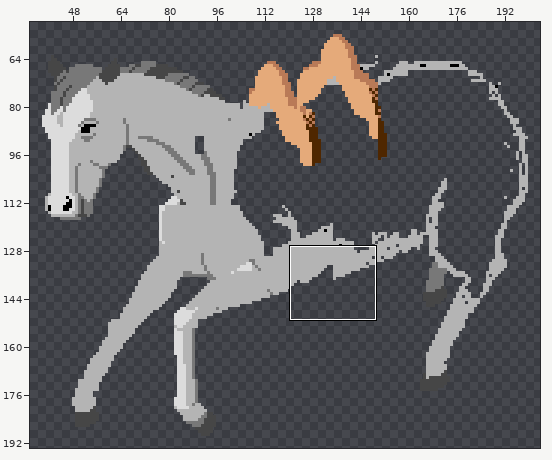
Pixel-art file, stored at art/title_horse.aseprite. The picture above shows the old version from afar; the outline marks the close-up.
Close-up. The starting point:
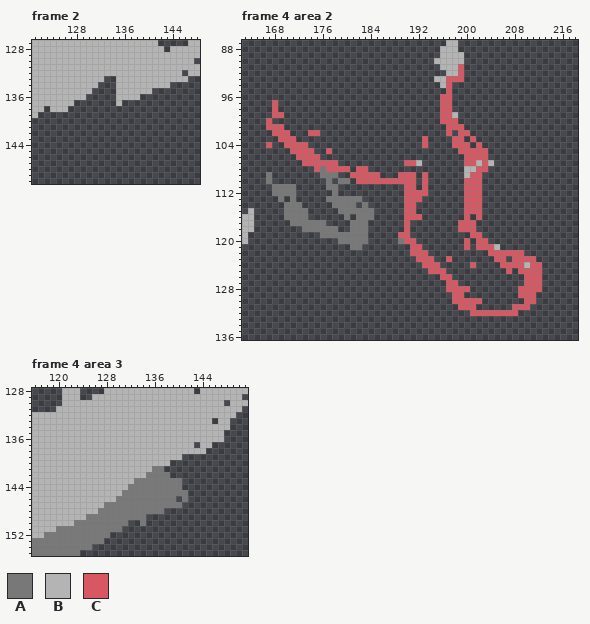
240x240 pixels, 4 frames. Shown: frame 2: x 121..148, y 127..150; frame 4 area 2: x 163..218, y 87..136; frame 4 area 3: x 116..151, y 128..155. The wide view leaves out empty margins.
Palette (. is transparent): A #787878  B #b4b4b4  C #d95763
Pixels before, frame 2, first column x 121:
127 BBBBBBBBBBBBBBBBBBBBB.....BB
128 BBBBBBBBBBBBBBBBBBBBBB.BBBBB
129 BBBBBBBBBBBBBBBBBBBBBBBBBBBB
130 BBBBBBBBBBBBBBBBBBBBBBBBBBB.
131 BBBBBBBBBBBBBBBBBBBBBBBBBBBB
132 BBBBBBBBBBBBBBBBBBBBBBBBB.BB
133 BBBBBBBBBBBB..BBBBBBBBBBBB..
134 BBBBBBBBBBB...BBBBBBBBB.....
135 BBBBBBBBBB....BBBBBB........
136 BBBBBBBBB.....BBBB..........
137 BBBBBBB.......B.............
138 BB.BBB......................
139 B...........................
Pixels before, frame 4 area 2 (only the part around the change), first column x 163:
 87 ..................................BB....................
 88 .................................BBB....................
 89 .................................BBBB...................
 90 ................................BBBBB...................
 91 .................................BBBC...................
 92 ..................................BBC...................
 93 ................................BBCCC...................
 94 .................................BC.....................
 95 ..................................C.....................
 96 .................................CC.....................
 97 .....C...........................CC.....................
 98 .....C...........................CC.....................
 99 .....CC..........................CCB....................
100 ....C............................CCC....................
101 ....CCC...........................CCC...................
102 .....CCC...CC.....................C.CC..................
103 ......CCC.....................C....CC.C.................
104 ....C..CCCC...................C....CCC.C................
105 ........CCCC..C.....................CCCCC...............
106 .........CCCC........................CCCC...............
107 ..........CCCCCC...........CCB.......CCBCB..............
108 ............CACCCC.CC................BBCC...............
109 ....A........AAA..CCCCC...CCC.C......BCC................
110 ....A.........A.AA.CCCCCCCCCC.C......CCC................
111 .....AAAA.....AA...........CC.C......CCC................
112 .....AAAA......A...........CCCC......CCC................
113 ......A.A.....AAAAAA.......CCC.......CCC................
114 .......AAA.....AAAA.A......CC........CCC................
115 .B.....AAAA.....AAAAAA.....CC........CCC................
116 BB.....AAAA......A.AAA.....CCC.......C.C................
117 BB......AAAAAA....AAA......C........CCC.................
118 BB........AAAAAA..AAA......C........CCC.................
119 B............AAAAAAAA.....CC..........CC................
120 B...............AAAAA.....ACC........C.CC...............
121 ..................AA........CC.......C.CCCB.............
122 ............................CCC..........CCCCCC.........
123 .............................CCC..C.......CC.CCCC.......
124 ..............................CCC.....C....CCCCBCC......
125 ...............................CCC..........C.CCCC......
126 .................................CC............CCC......
127 ..................................CC...........CCC......
128 ..................................CCCC........CCCC......
129 ...................................CC.........CCC.......
130 ...................................CCCCC.......CC.......
131 ....................................CCC......CCC........
132 ......................................CCCCCCCC..........
133 ........................................................
134 ........................................................
135 ........................................................
136 ........................................................
Pixels before, frame 4 area 3, first column x 116:
128 .....BBB....BBBBBBBBBBBBBBB.BBBBBBBB
129 .....BBB..BBBBBBBBBBBBBBBBBBBBBBBBB.
130 .....BBBBBBBBBBBBBBBBBBBBBBBBBBB.BBB
131 ....BBBBBBBBBBBBBBBBBBBBBBBBBBBBBBB.
132 BBBBBBBBBBBBBBBBBBBBBBBBBBBBBBBBBB..
133 BBBBBBBBBBBBBBBBBBBBBBBBBBBBBB.BB...
134 BBBBBBBBBBBBBBBBBBBBBBBBBBBBBBBBB...
135 BBBBBBBBBBBBBBBBBBBBBBBBBBBBBBBB....
136 BBBBBBBBBBBBBBBBBBBBBBBBBBBBBBBB....
137 BBBBBBBBBBBBBBBBBBBBBBBBBBB.BB......
138 BBBBBBBBBBBBBBBBBBBBBBBBBBBBB.......
139 BBBBBBBBBBBBBBBBBBBBBBBBB...........
140 BBBBBBBBBBBBBBBBBBBBBBB.............
141 BBBBBBBBBBBBBBBBBBBBAA..............
142 BBBBBBBBBBBBBBBBBBBAAAA.............
143 BBBBBBBBBBBBBBBBBAAAAAAAA...........
144 BBBBBBBBBBBBBBBBAAAAAAAAA...........
145 BBBBBBBBBBBBBBBAAAAAAAAAAA..........
146 BBBBBBBBBBBBBBAAAAAAAAAA.A..........
147 BBBBBBBBBBBBAAAAAAAAAAAAA...........
148 BBBBBBBBBBBAAAAAAAAAAA..............
149 BBBBBBBBBAAAAAAAAAA.................
150 BBBBBBBAAAAAAAAA..A.................
151 BBBBAAAAAAAAAAA.....................
152 BBAAAAAAAAAAA.......................
153 AAAAAAAAAAAA........................
154 AAAAAAAAAA..........................
155 AAAAAAAA............................
The same view after the edit:
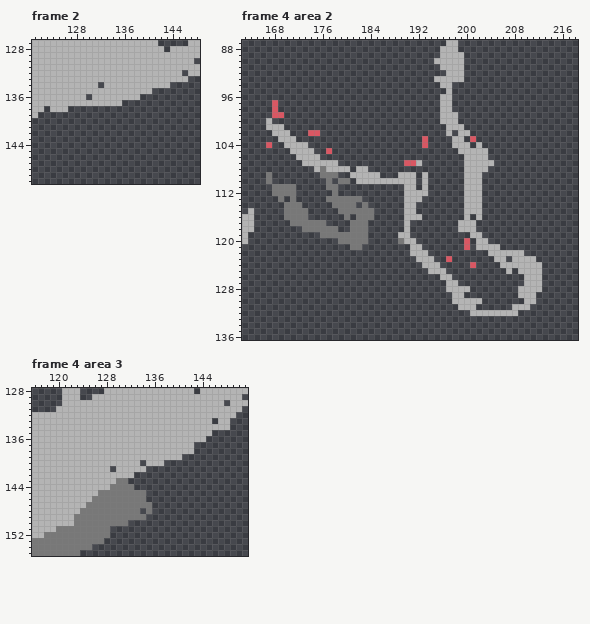
Difference:
Frame 2:
y 133..134: x 133..134 .. -> BB
y 135..136: x 131..134 .... -> BBBB
y 137: x 128..134 ....... -> BBBBBBB
Frame 4 area 2:
y 91..92: x 199 C -> B
y 93: x 197..199 CCC -> BBB
y 94..95: x 197 C -> B
y 96..99: x 196..197 CC -> BB
y 100: x 167 C -> B; x 196..198 CCC -> BBB
y 101: x 167..169 CCC -> BBB; x 197..199 CCC -> BBB
y 102: x 168..170 CCC -> BBB; x 197 C -> B; x 199..200 CC -> BB
y 103: x 169..171 CCC -> BBB; x 198..199 CC -> BB
y 104: x 170..173 CCCC -> BBBB; x 198..200 CCC -> BBB; x 202 C -> B
y 105: x 171..174 CCCC -> BBBB; x 199..203 CCCCC -> BBBBB
y 106: x 172..175 CCCC -> BBBB; x 200..203 CCCC -> BBBB
y 107: x 173..178 CCCCCC -> BBBBBB; x 200..201 CC -> BB; x 203 C -> B
y 108: x 175 C -> B; x 177..180 CCCC -> BBBB; x 182..183 CC -> BB; x 202..203 CC -> BB
y 109: x 181..185 CCCCC -> BBBBB; x 189..191 CCC -> BBB; x 193 C -> B; x 201..202 CC -> BB
y 110: x 182..191 CCCCCCCCCC -> BBBBBBBBBB; x 193 C -> B; x 200..202 CCC -> BBB
y 111: x 190..191 CC -> BB; x 193 C -> B; x 200..202 CCC -> BBB
y 112: x 190..193 CCCC -> BBBB; x 200..202 CCC -> BBB
y 113: x 190..192 CCC -> BBB; x 200..202 CCC -> BBB
y 114..115: x 190..191 CC -> BB; x 200..202 CCC -> BBB
y 116: x 190..192 CCC -> BBB; x 200 C -> B; x 202 C -> B
y 117..118: x 190 C -> B; x 199..201 CCC -> BBB
y 119: x 189..190 CC -> BB; x 201..202 CC -> BB
y 120: x 190..191 CC -> BB; x 202..203 CC -> BB
y 121: x 191..192 CC -> BB; x 202..204 CCC -> BBB
y 122: x 191..193 CCC -> BBB; x 204..209 CCCCCC -> BBBBBB
y 123: x 192..194 CCC -> BBB; x 205..206 CC -> BB; x 208..211 CCCC -> BBBB
y 124: x 193..195 CCC -> BBB; x 206..209 CCCC -> BBBB; x 211..212 CC -> BB
y 125: x 194..196 CCC -> BBB; x 207 C -> B; x 209..212 CCCC -> BBBB
y 126: x 196..197 CC -> BB; x 210..212 CCC -> BBB
y 127: x 197..198 CC -> BB; x 210..212 CCC -> BBB
y 128: x 197..200 CCCC -> BBBB; x 209..212 CCCC -> BBBB
y 129: x 198..199 CC -> BB; x 209..211 CCC -> BBB
y 130: x 198..202 CCCCC -> BBBBB; x 210..211 CC -> BB
y 131: x 199..201 CCC -> BBB; x 208..210 CCC -> BBB
y 132: x 201..208 CCCCCCCC -> BBBBBBBB
Frame 4 area 3:
y 135: x 146..147 BB -> ..
y 136: x 145..147 BBB -> ...
y 137: x 144..145 BB -> ..
y 138: x 143..144 BB -> ..
y 140: x 134 B -> .; x 138 B -> .
y 141: x 129 B -> .; x 135..137 BAA -> ...
y 142: x 133..138 BBAAAA -> ......
y 143: x 130..140 BBBAAAAAAAA -> AA.........
y 144: x 129..131 BBB -> AAA; x 133..140 AAAAAAAA -> ........
y 145: x 127..130 BBBB -> AAAA; x 135..141 AAAAAAA -> .......
y 146: x 126..129 BBBB -> AAAA; x 135..139 AAAAA -> .....; x 141 A -> .
y 147: x 125..127 BBB -> AAA; x 136..140 AAAAA -> .....
y 148: x 124..126 BBB -> AAA; x 134 A -> .; x 136..137 AA -> ..
y 149: x 123..124 BB -> AA
y 150: x 134 A -> .
y 151: x 129..130 AA -> ..
Changed places in both close-ups, as pixel boxes (x1, y1, x2, y2):
added: (74, 76, 116, 106)
changed: (266, 64, 542, 316)
erased: (194, 430, 224, 454)
changed: (74, 460, 188, 532)
